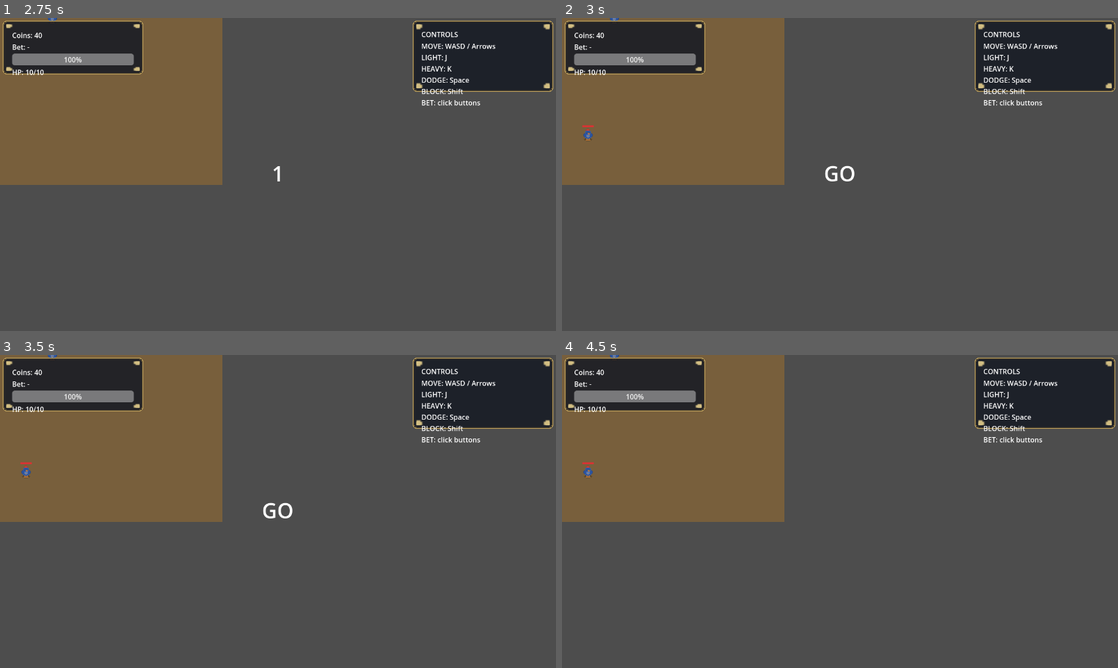
Above: before the commit, frames 1-4 (two rows, left to right).
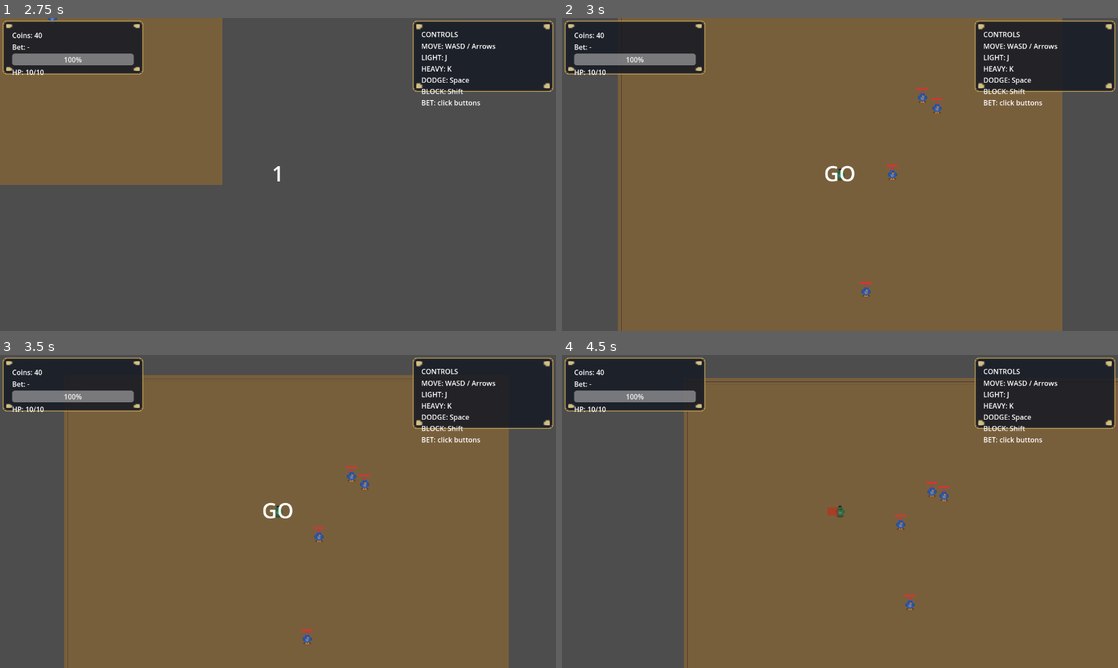
Above: after the commit, the same moments.

Repository: Faratas410/Gallicus-2.0
Game: Godot game, scene res://scenes/Main.tscn
Same seed, same stepped clock (60 frames per second), same inputs: the game is played once before the commit and once after it.
Inputs:
- Up to frame 1 (2.75 s): tap Enter at 0.5, 2 s; hold D (move_right) 0.53-1.28 s; tap K (attack_heavy) at 0.6 s; tap Space (dodge) at 1.25 s; hold S (move_down) 1.28-2.03 s; tap J (attack_light) at 1.35 s; hold D (move_right) from 2.03 s (still down); hold L (block) from 2.03 s (still down)
- Up to frame 2 (3 s): tap Space (dodge) at 2.75, 2.85 s; release D (move_right) at 2.78 s; release L (block) at 2.78 s; hold W (move_up) from 2.78 s (still down)
- Up to frame 3 (3.5 s): keep holding W (move_up)
- Up to frame 4 (4.5 s): release W (move_up) at 3.53 s; hold A (move_left) from 3.53 s (still down); tap K (attack_heavy) at 3.6 s; tap J (attack_light) at 4.35 s

Frame 1 is identical in both runs. In frame 2, 64% of the frame differs, in the area x 0-90%, y 0-100%; in frame 3, 64%; in frame 4, 69%, in the area x 0-100%, y 0-100%.

Commit message:
Fix player resolution after countdown

Diff:
--- a/scripts/systems/run_manager.gd
+++ b/scripts/systems/run_manager.gd
@@ -81,6 +81,13 @@
 			return
 	if current_id != _prep_sequence_id or phase == RunPhase.GAME_OVER:
 		return
+	var live_player := _resolve_player()
+	if live_player == null or not live_player.is_inside_tree():
+		_ensure_arena_and_player()
+		_reset_or_respawn_player_full()
+		live_player = _resolve_player()
+		if live_player == null or not live_player.is_inside_tree():
+			return
 	set_phase(RunPhase.LIVE)
 	_spawn_wave_or_enemies()
 	_log_runtime_state("after_countdown")
@@ -150,7 +157,16 @@
 			main.add_child(existing_player)
 		if existing_player is Node2D:
 			existing_player.global_position = Vector2.ZERO
-		player_path = NodePath("../Player")
+		if _arena:
+			player_path = NodePath("../Arena/Player")
+		else:
+			player_path = NodePath("../Player")
+	elif existing_player != null:
+		var player_parent := existing_player.get_parent()
+		if player_parent == _arena:
+			player_path = NodePath("../Arena/Player")
+		elif player_parent == main:
+			player_path = NodePath("../Player")
 	_player = existing_player
 	if _player and _player is Node2D:
 		(_player as Node2D).global_position = Vector2.ZERO
@@ -170,7 +186,10 @@
 				main.add_child(_player)
 			if _player is Node2D:
 				(_player as Node2D).global_position = Vector2.ZERO
-			player_path = NodePath("../Player")
+			if _arena:
+				player_path = NodePath("../Arena/Player")
+			else:
+				player_path = NodePath("../Player")
 	elif _arena and _player.get_parent() != _arena:
 		var player_node := _player
 		if player_node is Node:
@@ -178,6 +197,7 @@
 			player_node.reparent(_arena)
 			if player_node is Node2D:
 				(player_node as Node2D).global_position = pos
+			player_path = NodePath("../Arena/Player")
 	if _player != null and _player.has_method("reset_full_health"):
 		_player.call("reset_full_health")
 	_connect_player_signals()
@@ -282,7 +302,7 @@
 	_apply_phase()
 
 func _resolve_player() -> Node:
-	if _player and is_instance_valid(_player):
+	if _player and is_instance_valid(_player) and _player.is_inside_tree():
 		return _player
 	if player_path != NodePath():
 		var path_player := get_node_or_null(player_path)
@@ -290,6 +310,20 @@
 			_player = path_player
 			return _player
 	_player = get_tree().get_first_node_in_group("player")
+	if _player != null:
+		return _player
+	if player_scene:
+		var main := get_parent()
+		_player = player_scene.instantiate()
+		_player.name = "Player"
+		if _arena:
+			_arena.add_child(_player)
+			player_path = NodePath("../Arena/Player")
+		elif main:
+			main.add_child(_player)
+			player_path = NodePath("../Player")
+		if _player is Node2D:
+			(_player as Node2D).global_position = Vector2.ZERO
 	return _player
 
 func _connect_player_signals() -> void:
@@ -371,6 +405,11 @@
 	var spawn_pos := _get_spawn_position()
 	(_player as Node2D).global_position = spawn_pos
 	var cam := get_viewport().get_camera_2d()
+	if cam == null:
+		var player_cam := _player.find_child("Camera2D", true, false)
+		if player_cam and player_cam is Camera2D:
+			cam = player_cam
+			cam.make_current()
 	if cam and cam.has_method("make_current"):
 		cam.make_current()
 	if cam:
